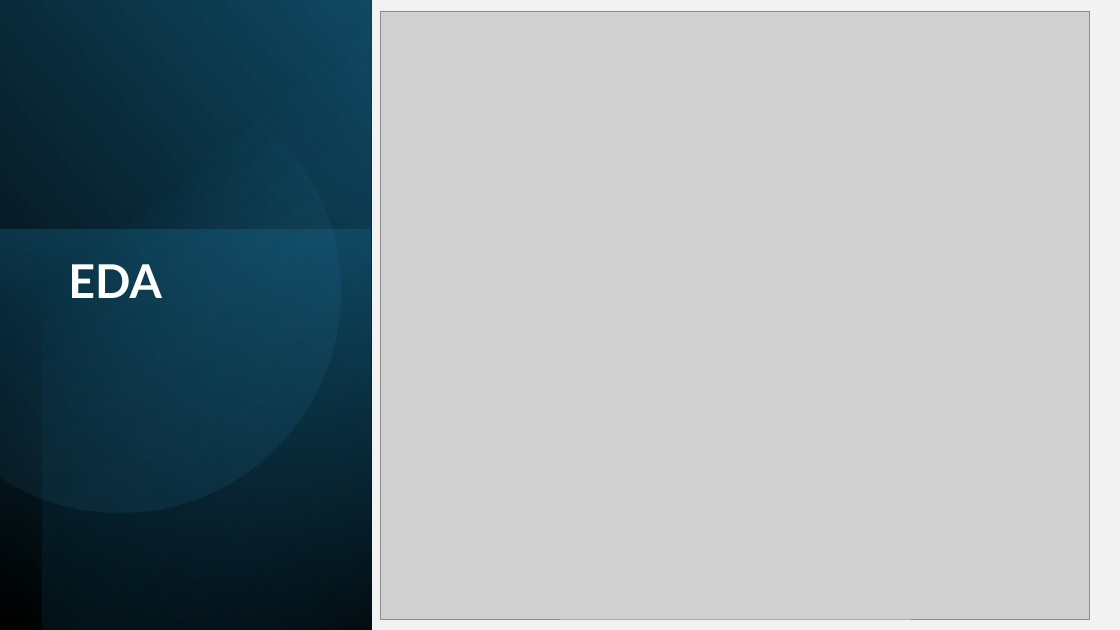
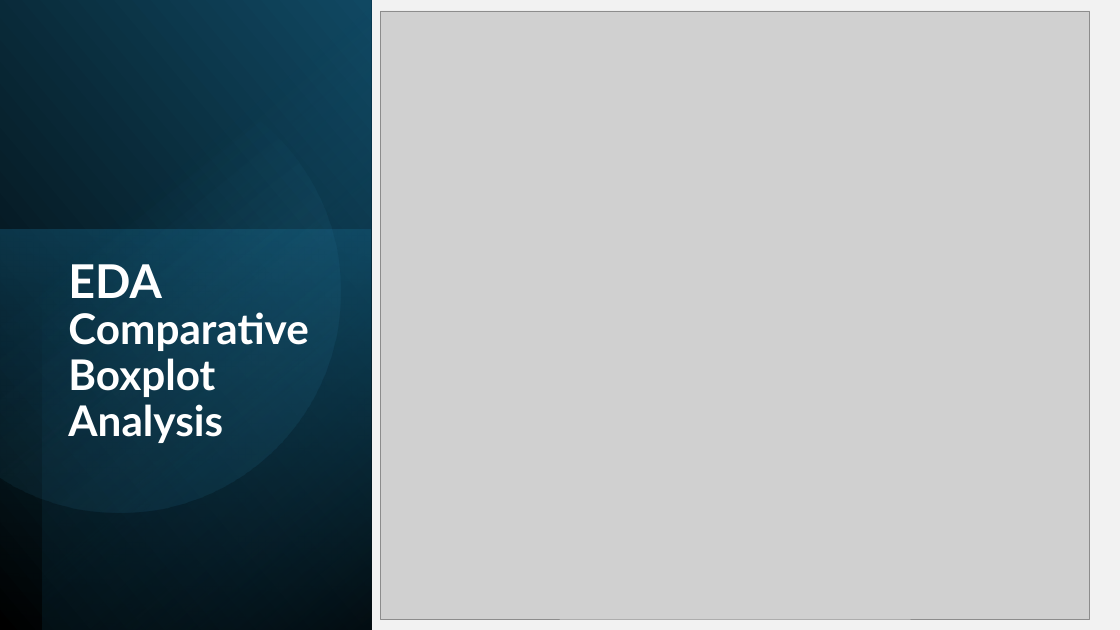
Before and after one commit to Bukhari7703/KIE4033_Bukhari_Assignment2, a slide deck: slide 7 of Assignment_files/Presentation.pptx. Drawn at 1120x630 pixels with LibreOffice and Linux fonts; fonts in the diff are those of the drawing; grey boxes stand for pictures. Boxes give left, top, right and bottom in pixels: in the first picture for what was removed or moved away, otherwise in the second. Text is boxed around its words. In the diff, an @@ line names an element or a change of style, - is before the commit and + after.

```diff
--- a/Assignment_files/Presentation.pptx
+++ b/Assignment_files/Presentation.pptx
@@ title at [68, 264, 308, 443]: text changed; size 43 to 39 pt @@
-EDA
+EDA
+Comparative Boxplot Analysis
```
Also in this commit, not shown: 6 other slides changed, 4 other files.
